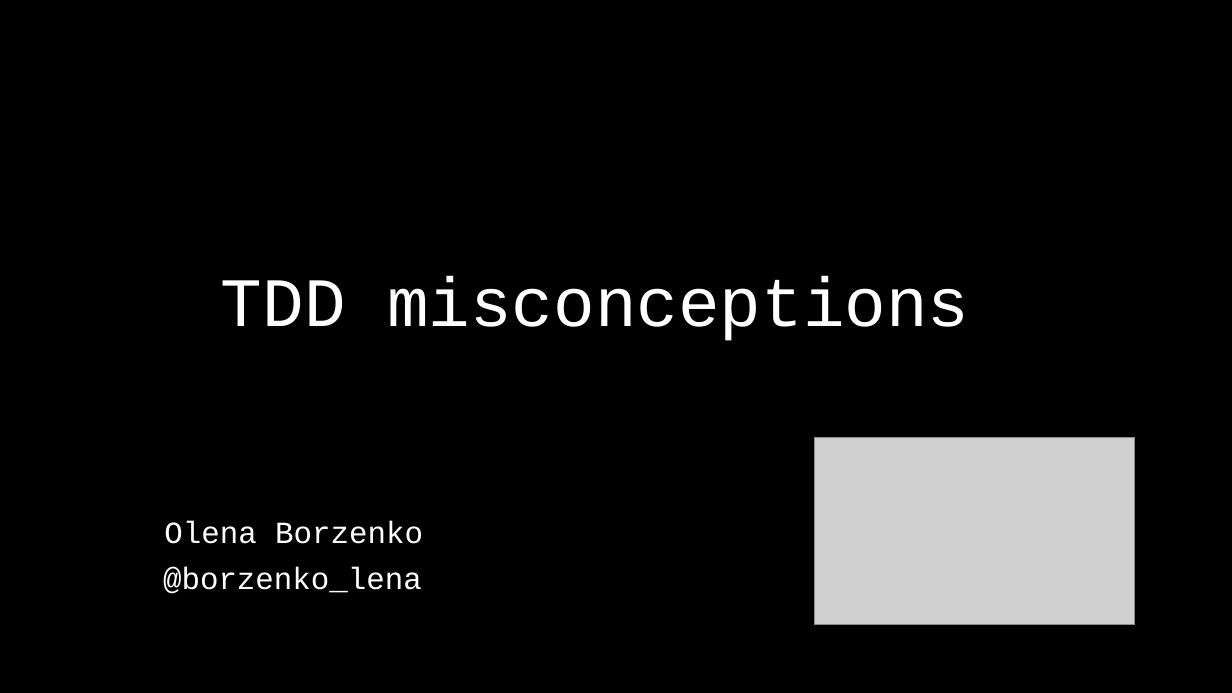
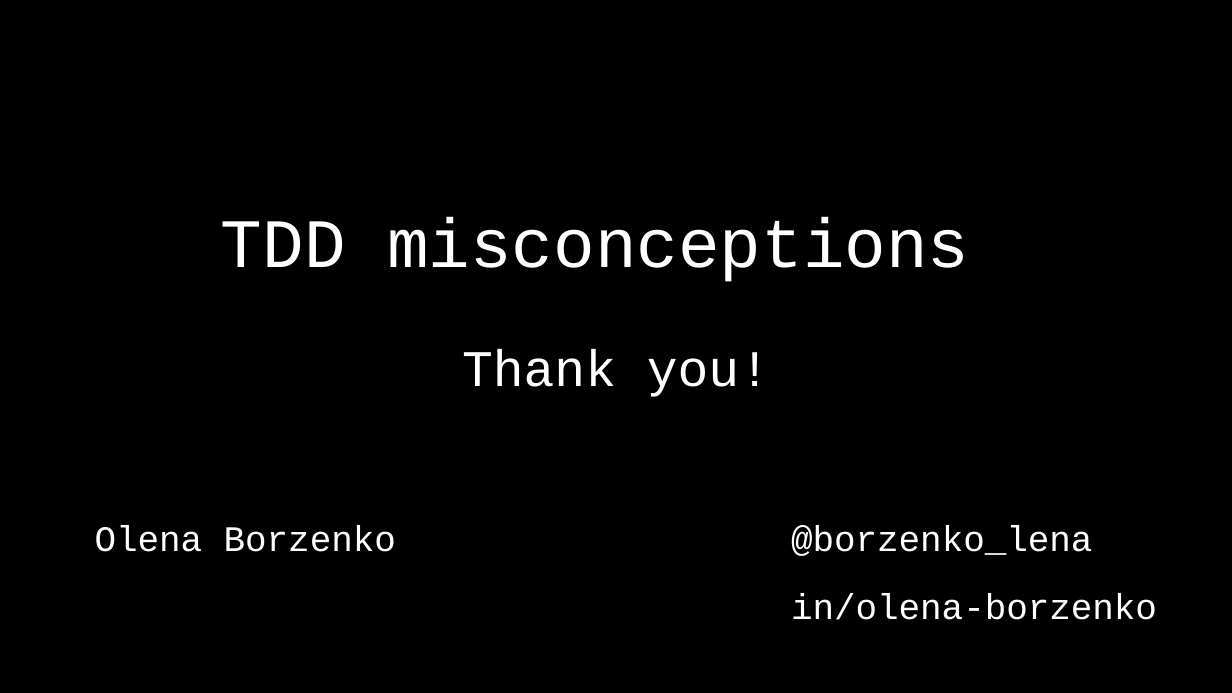
Before and after one commit to OlenaBorzenko/Presentations, a slide deck: slide 30 of TDD_Misconceptions.pptx (slide 28 before the commit). Drawn at 1232x693 pixels with LibreOffice and Linux fonts; fonts in the diff are those of the drawing; grey boxes stand for pictures. Boxes give left, top, right and bottom in pixels: in the first picture for what was removed or moved away, otherwise in the second. Text is boxed around its words. In the diff, an @@ line names an element or a change of style, - is before the commit and + after.

Commit message:
Updated TDD talk

```diff
--- a/TDD_Misconceptions.pptx
+++ b/TDD_Misconceptions.pptx
@@ title "TDD misconceptions": place and size @@
-title "TDD misconceptions" at (221,276,969,341)
+title "TDD misconceptions" at (221,217,969,282)
@@ text added at (462,349,770,397), 40 pt, text #FFFFFF @@
+Thank you!
@@ picture removed at (814,437,1135,625) @@
@@ text "Olena Borzenko": place and size @@
-text "Olena Borzenko" at (164,520,423,544)
+text "Olena Borzenko" at (95,526,396,552)
@@ text "Olena Borzenko" at (95,526,396,552): size 24 to 28 pt @@
@@ text "@borzenko_lena" at (791,526,1092,556): size 24 to 28 pt @@
@@ text "@borzenko_lena": place and size @@
-text "@borzenko_lena" at (163,567,422,594)
+text "@borzenko_lena" at (791,526,1092,556)
@@ text added at (791,594,1157,620), 28 pt, text #FFFFFF @@
+in/olena-borzenko
```
Also in this commit, not shown: 2 other slides changed, 3 slides added, 1 slide removed.
